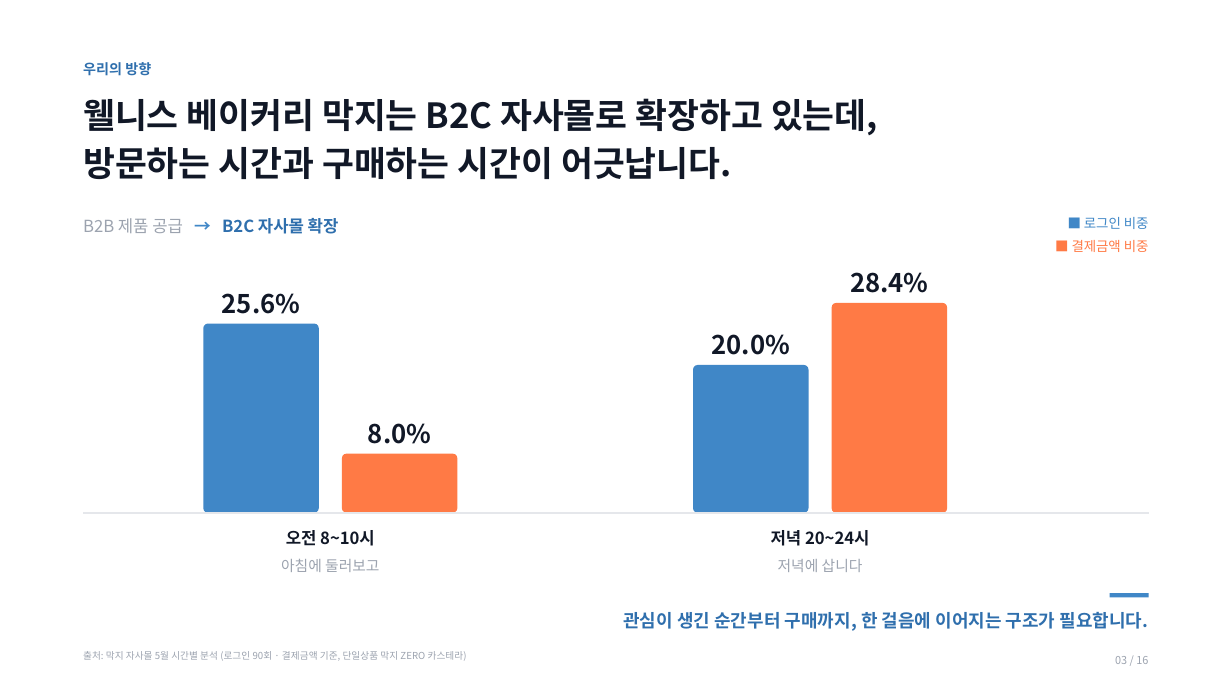
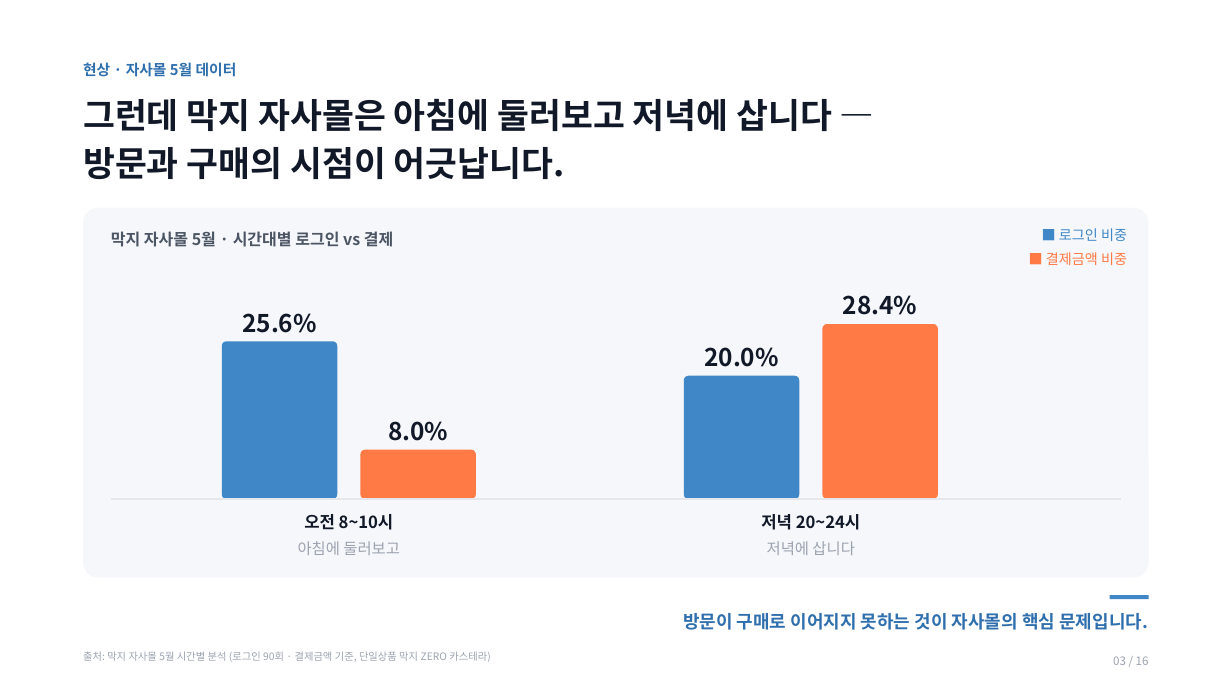
Before and after one commit to jennie-brain/makji-personal, a slide deck: slide 3 of docs/04_presentations/막지스톡_기업대표_서비스기획_발표v5.0.pptx. Drawn at 1232x693 pixels with LibreOffice and Linux fonts; fonts in the diff are those of the drawing. Boxes give left, top, right and bottom in pixels: in the first picture for what was removed or moved away, otherwise in the second. Text is boxed around its words. In the diff, an @@ line names an element or a change of style, - is before the commit and + after.

```diff
--- a/docs/04_presentations/막지스톡_기업대표_서비스기획_발표v5.0.pptx
+++ b/docs/04_presentations/막지스톡_기업대표_서비스기획_발표v5.0.pptx
@@ text at (x1=83, y1=62, x2=237, y2=77): text changed; size 11 to 11.5 pt @@
-우리의 방향
+현상 · 자사몰 5월 데이터
@@ text at (x1=83, y1=99, x2=832, y2=179): text changed @@
-웰니스 베이커리 막지는 B2C 자사몰로 확장하고 있는데,
-방문하는 시간과 구매하는 시간이 어긋납니다.
+그런데 막지 자사몰은 아침에 둘러보고 저녁에 삽니다 —
+방문과 구매의 시점이 어긋납니다.
@@ rounded rectangle added at (x1=83, y1=208, x2=1149, y2=578), fill #F5F7FA @@
@@ text removed at (x1=83, y1=218, x2=339, y2=234) @@
-B2B 제품 공급 → B2C 자사몰 확장
@@ text added at (x1=111, y1=231, x2=393, y2=247), 12.5 pt, text #4B5563, bold @@
+막지 자사몰 5월 · 시간대별 로그인 vs 결제
@@ text "■ 로그인 비중" moved from (x1=1084, y1=217, x2=1149, y2=229) to (x1=1059, y1=228, x2=1127, y2=241) @@
@@ text "■ 로그인 비중" at (x1=1059, y1=228, x2=1127, y2=241): size 10.5 to 11 pt @@
@@ text "■ 결제금액 비중" at (x1=1046, y1=252, x2=1127, y2=265): size 10.5 to 11 pt @@
@@ text "■ 결제금액 비중" moved from (x1=1072, y1=240, x2=1149, y2=252) to (x1=1046, y1=252, x2=1127, y2=265) @@
@@ text "28.4%" moved from (x1=850, y1=272, x2=929, y2=293) to (x1=843, y1=295, x2=917, y2=315) @@
@@ size 20 to 19 pt in 4 elements at (x1=388, y1=421, x2=448, y2=441), (x1=704, y1=347, x2=778, y2=367), (x1=843, y1=295, x2=917, y2=315), (x1=242, y1=313, x2=316, y2=333) @@
@@ text "25.6%" moved from (x1=222, y1=293, x2=301, y2=314) to (x1=242, y1=313, x2=316, y2=333) @@
@@ rounded rectangle resized from (x1=832, y1=303, x2=947, y2=513) to (x1=823, y1=324, x2=938, y2=499) @@
@@ rounded rectangle resized from (x1=203, y1=323, x2=319, y2=513) to (x1=222, y1=341, x2=337, y2=499) @@
@@ text "20.0%" moved from (x1=711, y1=334, x2=790, y2=355) to (x1=704, y1=347, x2=778, y2=367) @@
@@ rounded rectangle resized from (x1=693, y1=365, x2=809, y2=513) to (x1=684, y1=376, x2=799, y2=499) @@
@@ text "8.0%" moved from (x1=368, y1=423, x2=431, y2=444) to (x1=388, y1=421, x2=448, y2=441) @@
@@ rounded rectangle resized from (x1=342, y1=454, x2=457, y2=513) to (x1=360, y1=450, x2=476, y2=499) @@
@@ rounded rectangle at (x1=360, y1=450, x2=476, y2=499): proportions changed @@
@@ line moved from (83, 513) - (1149, 513) to (111, 499) - (1121, 499) @@
@@ text "오전 8~10시" moved from (x1=286, y1=530, x2=375, y2=546) to (x1=304, y1=514, x2=394, y2=530) @@
@@ text "저녁 20~24시" moved from (x1=771, y1=530, x2=869, y2=546) to (x1=761, y1=514, x2=860, y2=530) @@
@@ text "아침에 둘러보고" at (x1=298, y1=541, x2=400, y2=555): size 11.5 to 12 pt @@
@@ text "아침에 둘러보고" moved from (x1=281, y1=559, x2=379, y2=572) to (x1=298, y1=541, x2=400, y2=555) @@
@@ text "저녁에 삽니다" moved from (x1=778, y1=559, x2=863, y2=572) to (x1=767, y1=541, x2=854, y2=555) @@
@@ text "저녁에 삽니다" at (x1=767, y1=541, x2=854, y2=555): size 11.5 to 12 pt @@
@@ text at (x1=683, y1=613, x2=1148, y2=630): text changed @@
-관심이 생긴 순간부터 구매까지, 한 걸음에 이어지는 구조가 필요합니다.
+방문이 구매로 이어지지 못하는 것이 자사몰의 핵심 문제입니다.
@@ text "출처: 막지 자사몰 5월 시간별 ..." at (x1=83, y1=651, x2=490, y2=662): size 7.5 to 8 pt @@
@@ text "03 / 16" at (x1=1113, y1=656, x2=1149, y2=665): size 8.5 to 9 pt @@
```
Also in this commit, not shown: 13 other slides changed, 2 other files.
